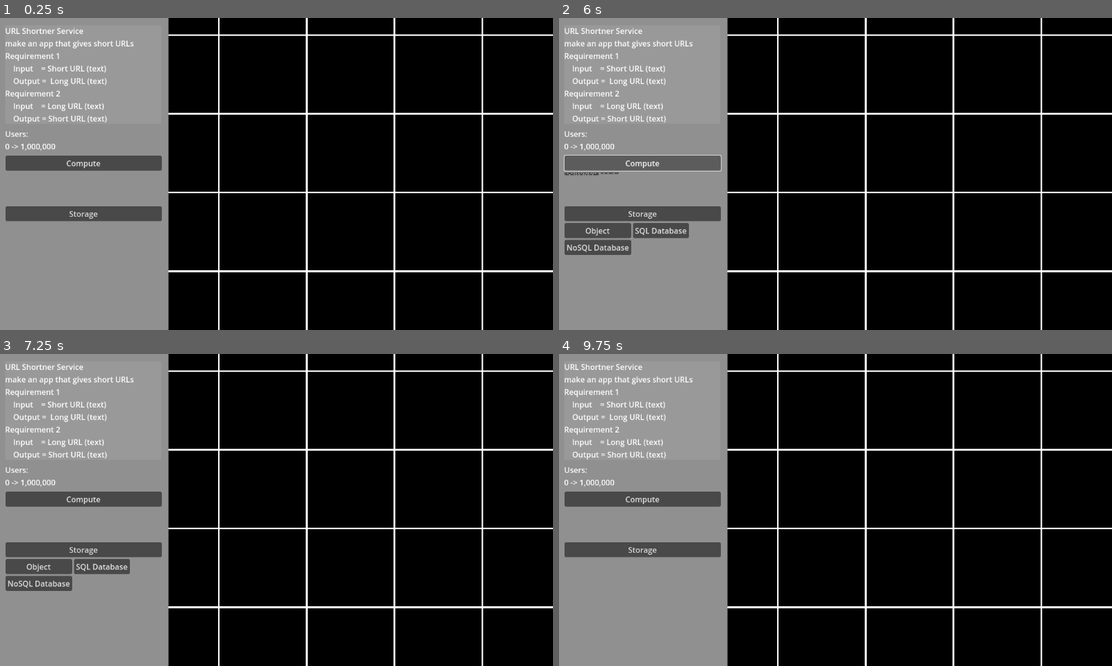
Above: before the commit, frames 1-4 (two rows, left to right).
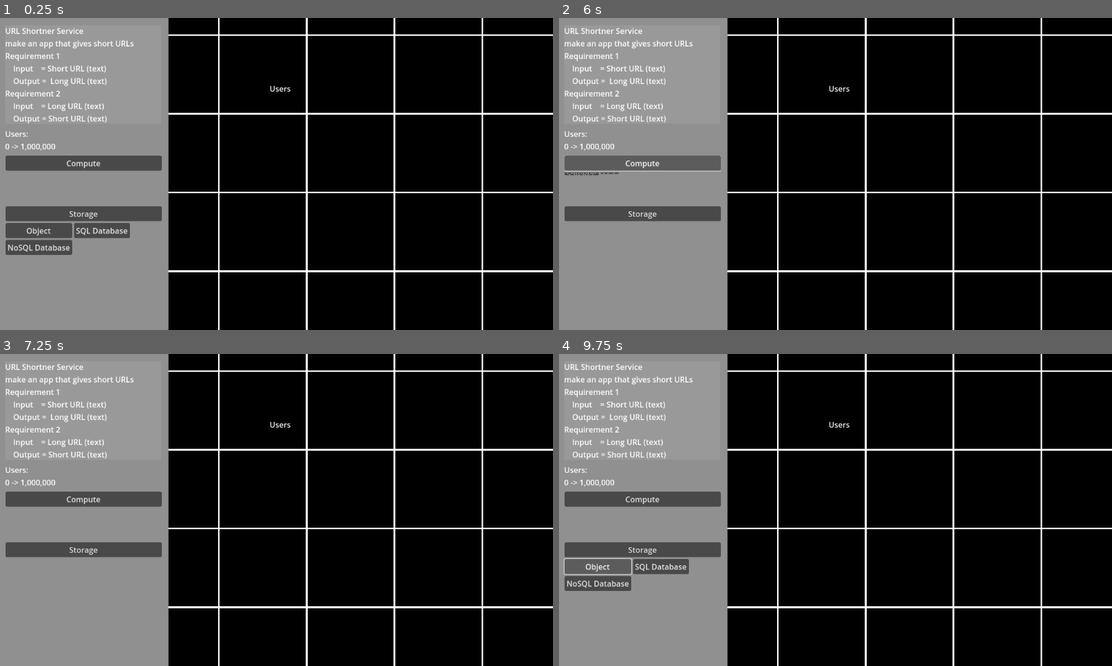
Above: after the commit, the same moments.

Repository: hud987/B2BSaaSSimulator
Game: Godot game, scene res://Scenes/B2BSaaSSimulator.tscn
Two runs of this game, one before a commit and one after it. Both use one fixed random seed, a clock stepped at 60 frames per second and the inputs below.
Inputs:
- Up to frame 1 (0.25 s): no input
- Up to frame 2 (6 s): click "Compute" at 0.5 s; click "Storage" at 1.25 s; click "Lambda" at 2 s; click "EC2" at 2.75 s; click "Cluster" at 3.5 s; click "Object" at 4.25 s; click "SQL Database" at 5 s; click "Compute" at 5.75 s
- Up to frame 3 (7.25 s): click "Lambda" at 6.5 s
- Up to frame 4 (9.75 s): click "EC2" at 7.25 s; click "Cluster" at 8 s; click "Storage" at 8.75 s; click "Object" at 9.5 s

The runs differ from the first frame. In frame 1, 1.6% of the frame differs, in the area x 1-53%, y 21-76%; in frame 2, 1.7%, in the area x 0-53%, y 21-76%; in frame 3, 1.6%; in frame 4, 1.7%.

Commit message:
add users to grid

Diff:
--- a/Scenes/B2BSaaSSimulator.tscn
+++ b/Scenes/B2BSaaSSimulator.tscn
@@ -60,6 +60,14 @@
 color = Color(0.080783345, 0.080783345, 0.080783345, 1)
 script = ExtResource("1_uuxxg")
 
+[node name="Label" type="Label" parent="Grid/GridBackground"]
+layout_mode = 0
+offset_left = 1011.0
+offset_top = 423.0
+offset_right = 1066.0
+offset_bottom = 468.0
+text = "Users"
+
 [node name="Menu" type="Control" parent="."]
 anchors_preset = 0
 offset_right = 40.0
@@ -118,10 +126,10 @@
 offset_bottom = 602.0
 
 [node name="Compute" type="MarginContainer" parent="Menu/MenuResources"]
-custom_minimum_size = Vector2(50, 50)
 layout_mode = 2
 
 [node name="ComputeResources" type="VBoxContainer" parent="Menu/MenuResources/Compute"]
+clip_contents = true
 layout_mode = 2
 
 [node name="Button" type="Button" parent="Menu/MenuResources/Compute/ComputeResources"]
@@ -165,7 +173,6 @@
 layout_mode = 2
 columns = 2
 script = ExtResource("1_t3hkx")
-is_expanded = false
 time = 0.2
 
 [node name="Object" type="Button" parent="Menu/MenuResources/Storage/Storage/GridContainer"]
--- a/Scenes/grid_container.gd
+++ b/Scenes/grid_container.gd
@@ -7,10 +7,12 @@
 #Force the initial render to be correct
 func _ready() -> void:
 	await get_tree().process_frame #Can force dropdown to render closed
+	print("custom minimum: ", self.custom_minimum_size.y)
+	print("is_expanded: ", is_expanded)
 	scale.y = 1.0 if is_expanded else 0.0
 
 func _on_button_pressed() -> void:
-	print(self.scale)
+	print("button pressed", self.scale)
 	self.expand()
 
 func expand() -> void:
--- a/Scenes/tile_map_layer.gd
+++ b/Scenes/tile_map_layer.gd
@@ -1,4 +1,4 @@
-extends ColorRect
+extends Control
 
 @export var cell_size : Vector2 = Vector2(32, 32)
 @export var grid_size : Vector2i = Vector2i(40, 30)
